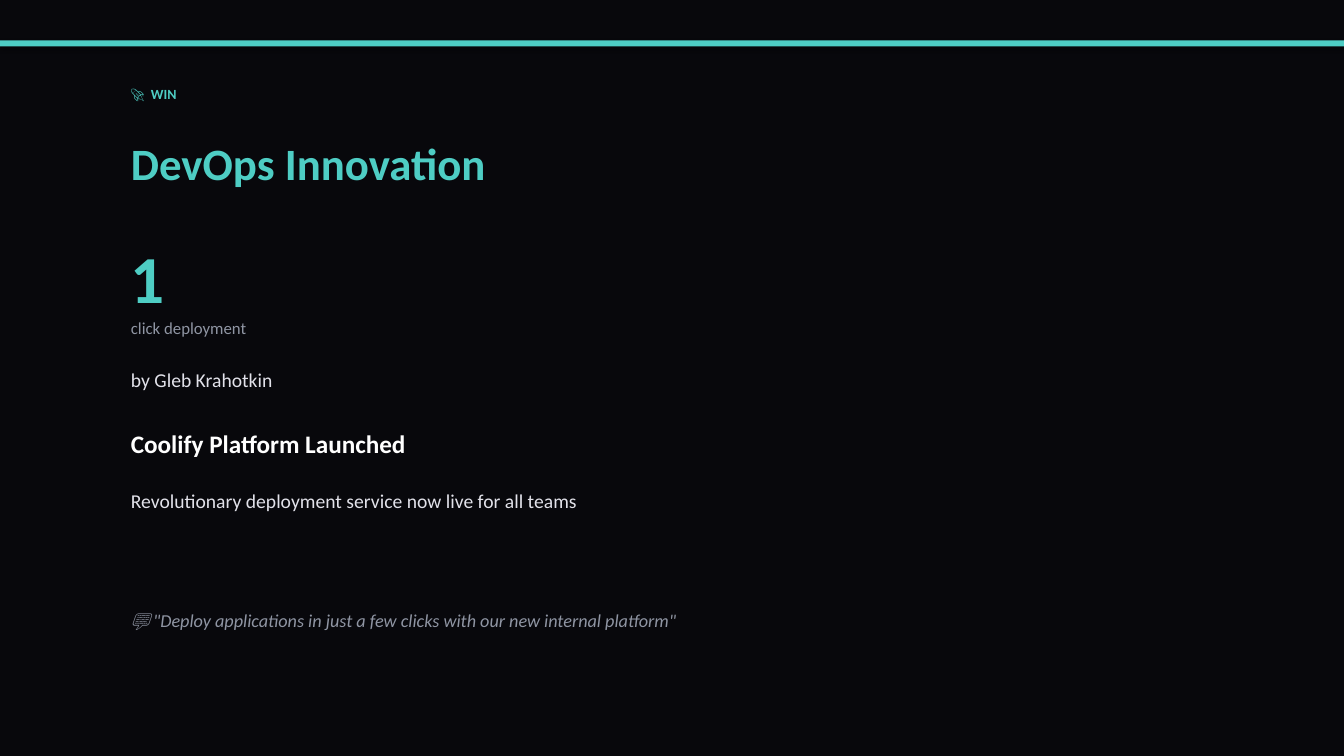
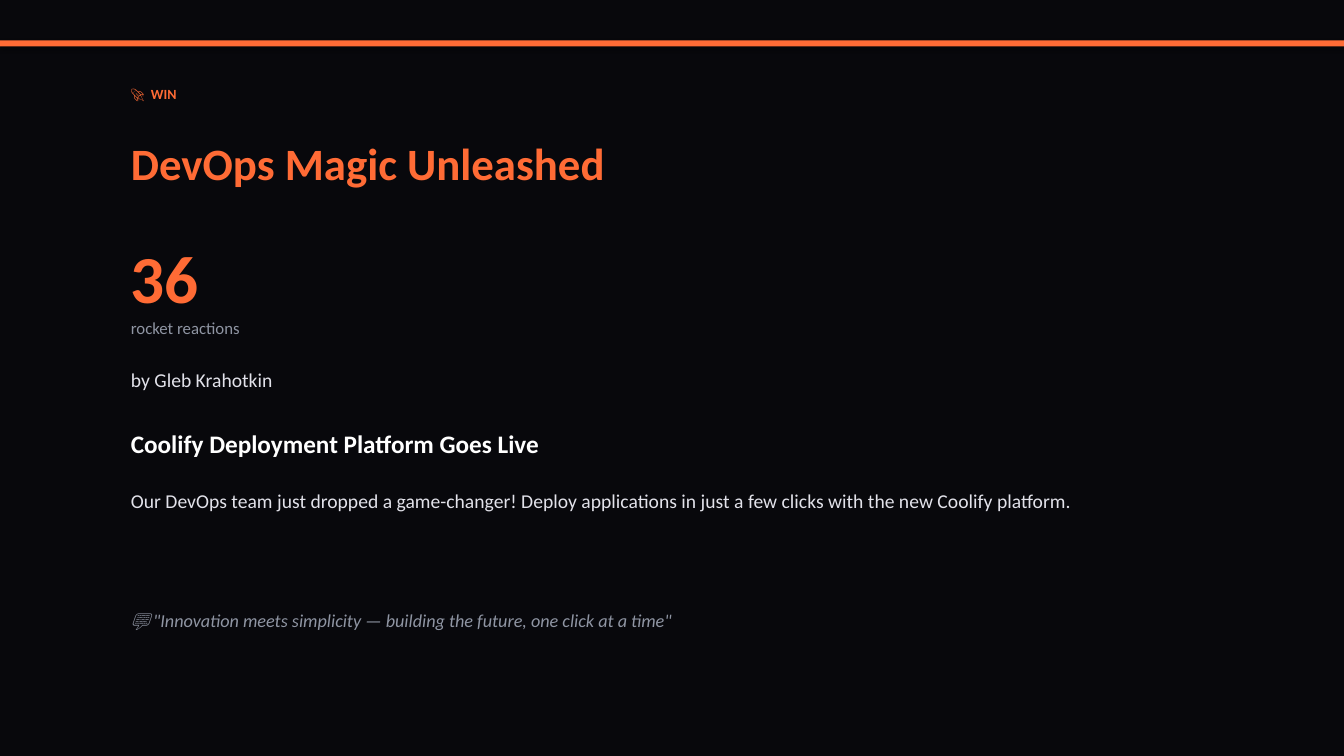
Before and after one commit to liliyagarifullina-maker/appodeal-pulse, a slide deck: slide 2 of data/archive/pulse_2026-03-12.pptx (slide 3 before the commit). Drawn at 1344x756 pixels with LibreOffice and Linux fonts; fonts in the diff are those of the drawing. Boxes give left, top, right and bottom in pixels: in the first picture for what was removed or moved away, otherwise in the second. Text is boxed around its words. In the diff, an @@ line names an element or a change of style, - is before the commit and + after.

```diff
--- a/data/archive/pulse_2026-03-12.pptx
+++ b/data/archive/pulse_2026-03-12.pptx
@@ rectangle at (0,40,1344,46): fill #4ECDC4 to #FF6B35 @@
@@ text "🚀 WIN" at (151,90,177,99): text colour #4ECDC4 to #FF6B35 @@
@@ text at (131,148,604,188): text changed; text colour #4ECDC4 to #FF6B35 @@
-DevOps Innovation
+DevOps Magic Unleashed
@@ text at (131,257,199,304): text changed; text colour #4ECDC4 to #FF6B35 @@
-1
+36
@@ text at (131,322,240,334): text changed @@
-click deployment
+rocket reactions
@@ text at (131,435,539,457): text changed @@
-Coolify Platform Launched
+Coolify Deployment Platform Goes Live
@@ text at (131,494,1070,512): text changed @@
-Revolutionary deployment service now live for all teams
+Our DevOps team just dropped a game-changer! Deploy applications in just a few clicks with the new Coolify platform.
@@ text at (153,614,671,630): text changed @@
-💬 "Deploy applications in just a few clicks with our new internal platform"
+💬 "Innovation meets simplicity — building the future, one click at a time"
```
Also in this commit, not shown: 14 other slides changed, 3 slides added, 3 slides removed, 2 other files.
